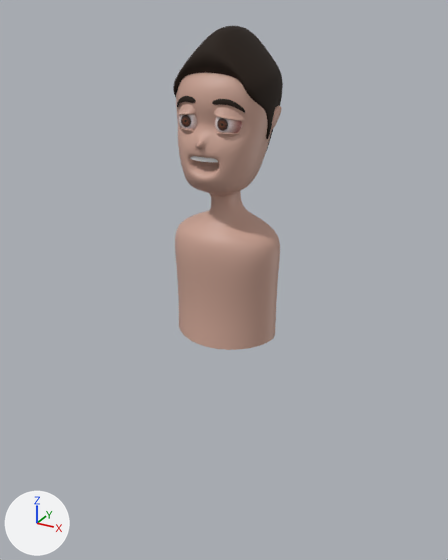
What one commit did to the Blender file Assets/Character Creation/Models/Low Poly Stylized Character.blend.
Camera for both pictures: a 50 mm camera at (2.31, -4.32, 1.0) aimed at (-0.03, -0.06, -1.13). Arrows for +X, +Y and +Z are at lower left; the lights stay in place.

In view in the first picture: 'Character Body', 'Ear', 'Eye Ball'.
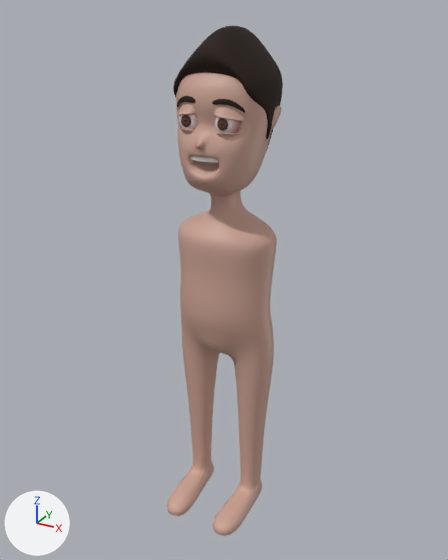
Pixel boxes (x1, y1, x2, y2) of what changed, in the pictures (448 x 560 px):
'Character Body', reshaped (6% wider, 57% taller)
    before: (173, 26, 283, 350)
    after: (166, 26, 283, 536)
part 1 of me_character_body, built on
    before: (175, 211, 280, 350)
    after: (166, 210, 277, 536)

Edits to the bpy script that builds the scene:
```text
Change me_character_body:
    used by ob_character_body; location = (0.0, 0.0, 0.0)
    remove me_character_body.from_pydata(...)  # 654 vertices, 644 faces; spans x -0.48..0.48, y -0.51..0.5, z -1.59..0.93
    add me_character_body.from_pydata(...)  # 748 vertices, 742 faces; spans x -0.46..0.46, y -0.71..0.5, z -3.35..0.93
    me_character_body part 1
    46 vertices move from x -0.48..0.48, y -0.46..0.26, z -1.59..-0.6 to x -0.46..0.46, y -0.42..0.31, z -1.57..-0.61
    94 vertices are added at x -0.46..0.46, y -0.71..0.23, z -3.35..-1.77
    94 new faces join them, mat_skin (beige #cca393), smooth
    4 new faces join them, mat_skin (beige #cca393)
```
